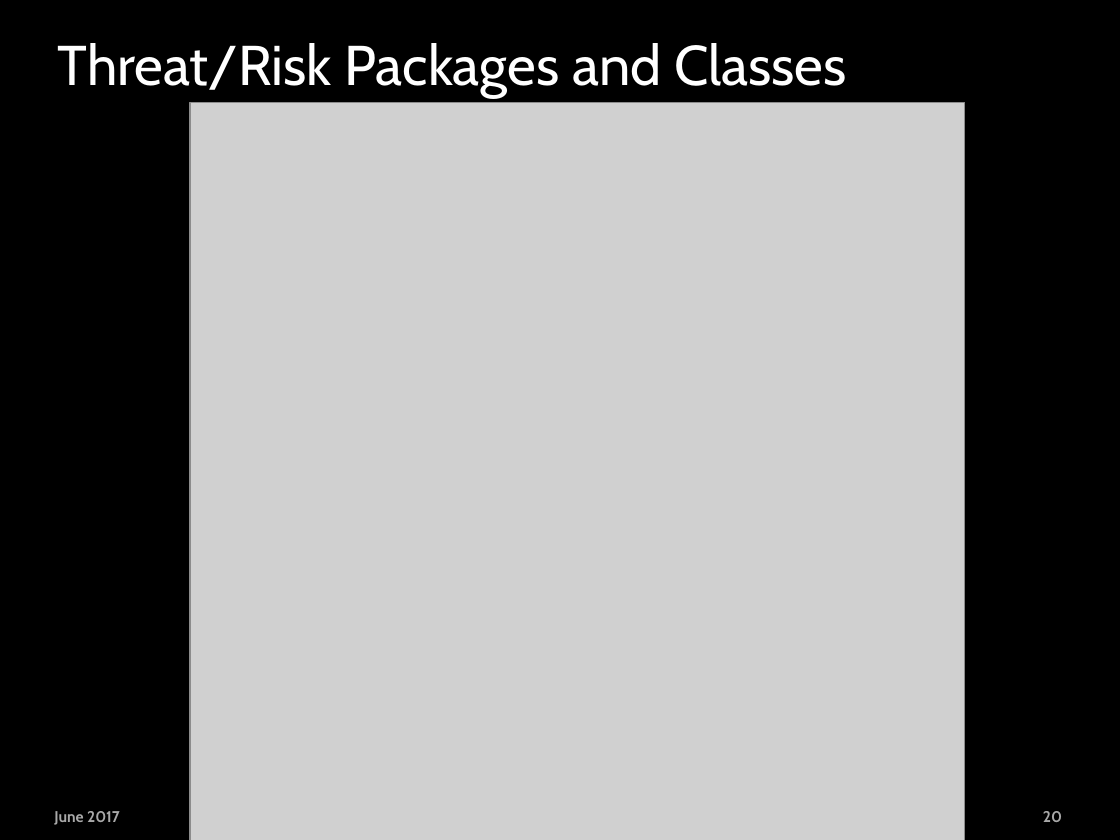
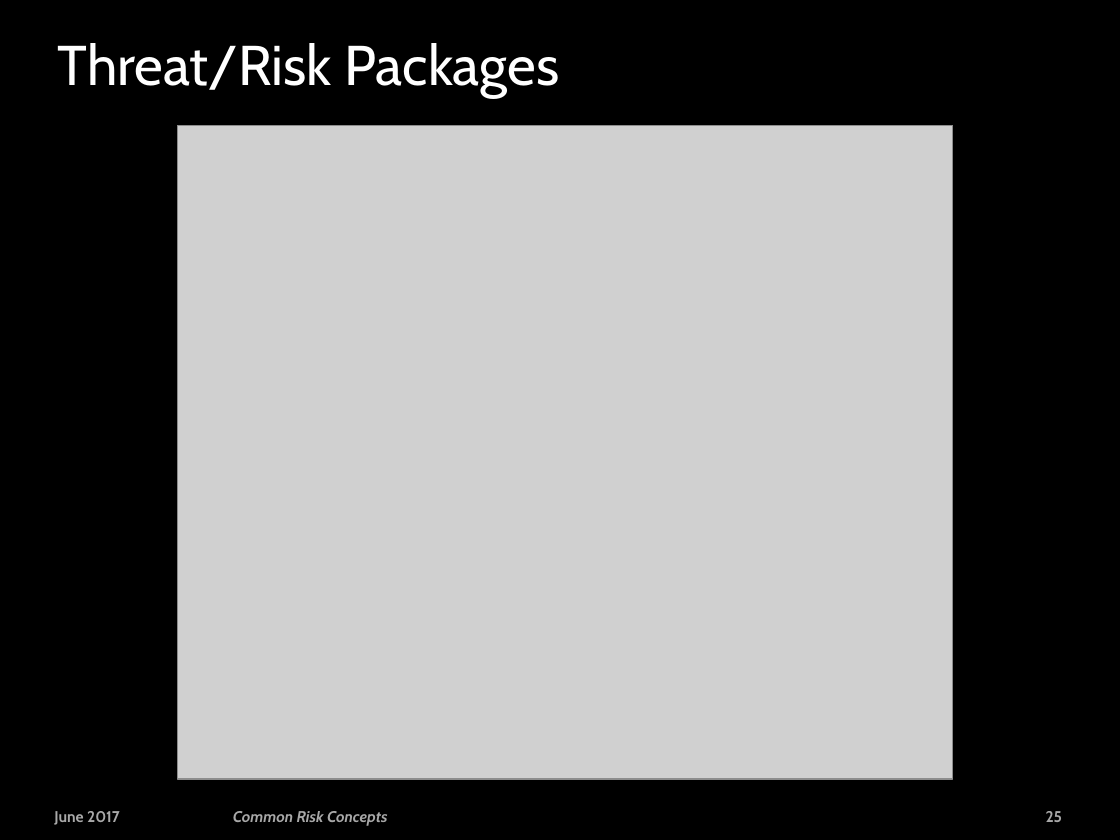
Before and after one commit to ModelDriven/ThreatRisk, a slide deck: slide 25 of Presentations/Risky Business.pptx (slide 20 before the commit). Drawn at 1120x840 pixels with LibreOffice and Linux fonts; fonts in the diff are those of the drawing; grey boxes stand for pictures; background and template pictures are left out. Boxes give left, top, right and bottom in pixels: in the first picture for what was removed or moved away, otherwise in the second. Text is boxed around its words. In the diff, an @@ line names an element or a change of style, - is before the commit and + after.

Commit message:
Update

```diff
--- a/Presentations/Risky Business.pptx
+++ b/Presentations/Risky Business.pptx
@@ title at box(58, 43, 560, 98): text changed @@
-Threat/Risk Packages and Classes
+Threat/Risk Packages
@@ picture: place and size @@
-picture at box(190, 102, 965, 840)
+picture at box(177, 125, 952, 780)
@@ text added at box(233, 811, 387, 826), 10 pt, text #FFFFFF at 65% opacity, bold, italic @@
+Common Risk Concepts
@@ page number at box(1046, 811, 1063, 822): text changed @@
-20
+25
```
Also in this commit, not shown: 1 other slide changed, 5 slides added.
